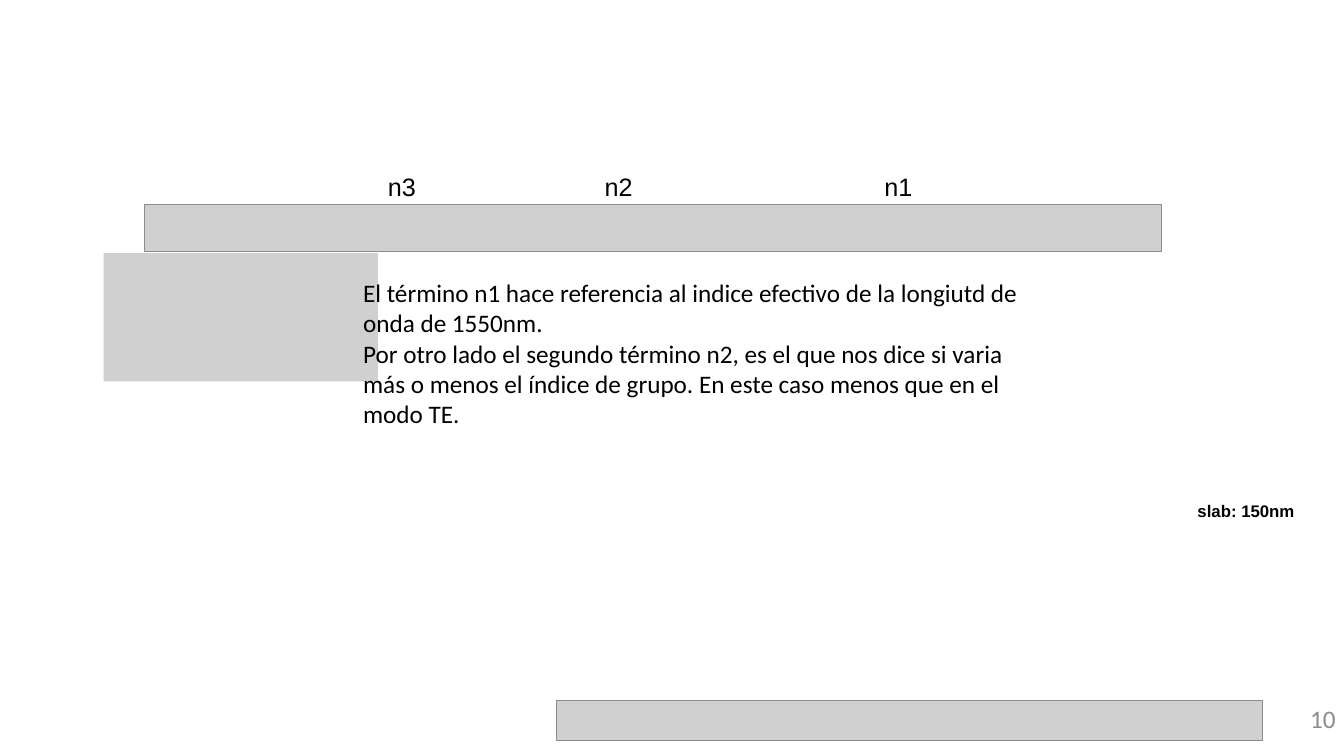
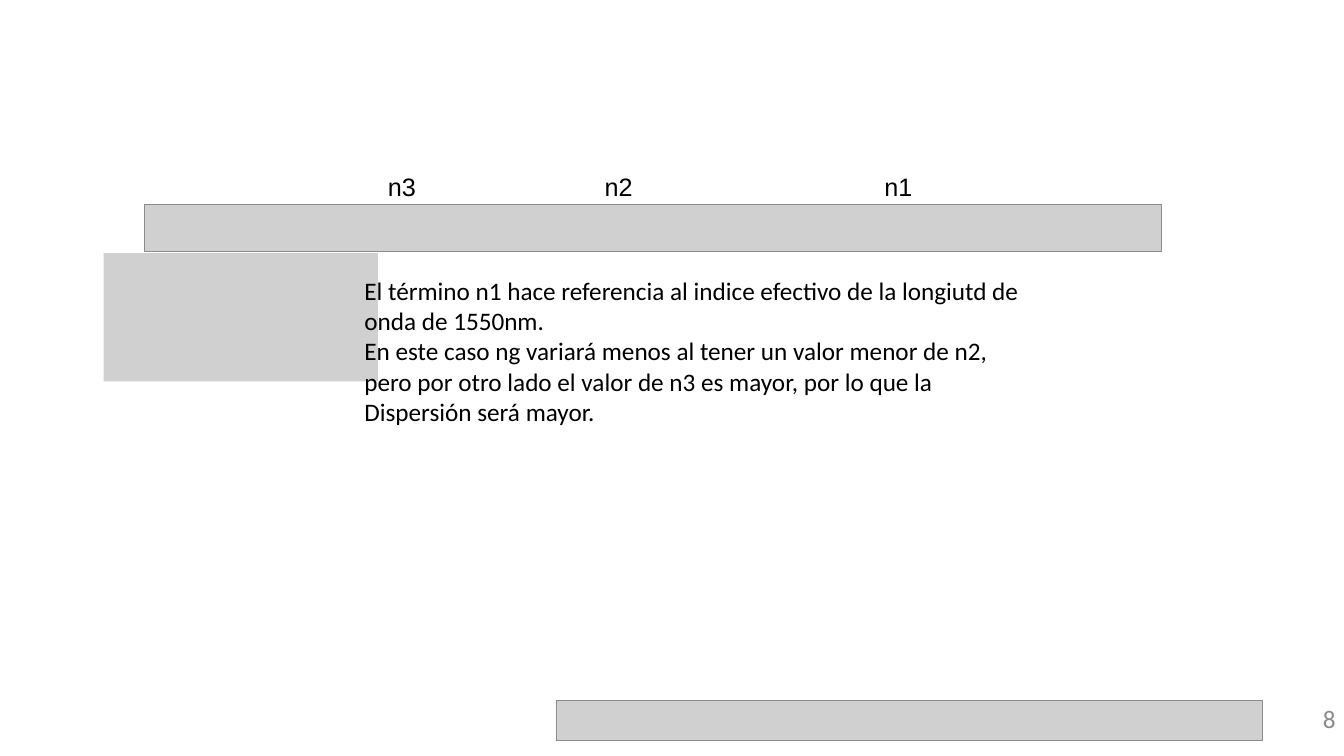
Before and after one commit to RobertoFernandezSevilla/pic-upv-lab1, a slide deck: slide 8 of LabBook_10.pptx (slide 10 before the commit). Drawn at 1344x756 pixels with LibreOffice and Linux fonts; fonts in the diff are those of the drawing; grey boxes stand for pictures; background and template pictures are left out. Boxes give left, top, right and bottom in pixels: in the first picture for what was removed or moved away, otherwise in the second. Text is boxed around its words. In the diff, an @@ line names an element or a change of style, - is before the commit and + after.

```diff
--- a/LabBook_10.pptx
+++ b/LabBook_10.pptx
@@ text at (364, 340, 987, 425): text changed @@
-Por otro lado el segundo término n2, es el que nos dice si varia más o menos el índice de grupo. En este caso menos que en el modo TE.
+En este caso ng variará menos al tener un valor menor de n2, pero por otro lado el valor de n3 es mayor, por lo que la Dispersión será mayor.
@@ text removed at (1197, 505, 1294, 517) @@
-slab: 150nm
@@ page number at (1323, 711, 1336, 728): text changed @@
-10
+8
```
Also in this commit, not shown: 9 other slides changed, 4 slides removed, 1 other file.
